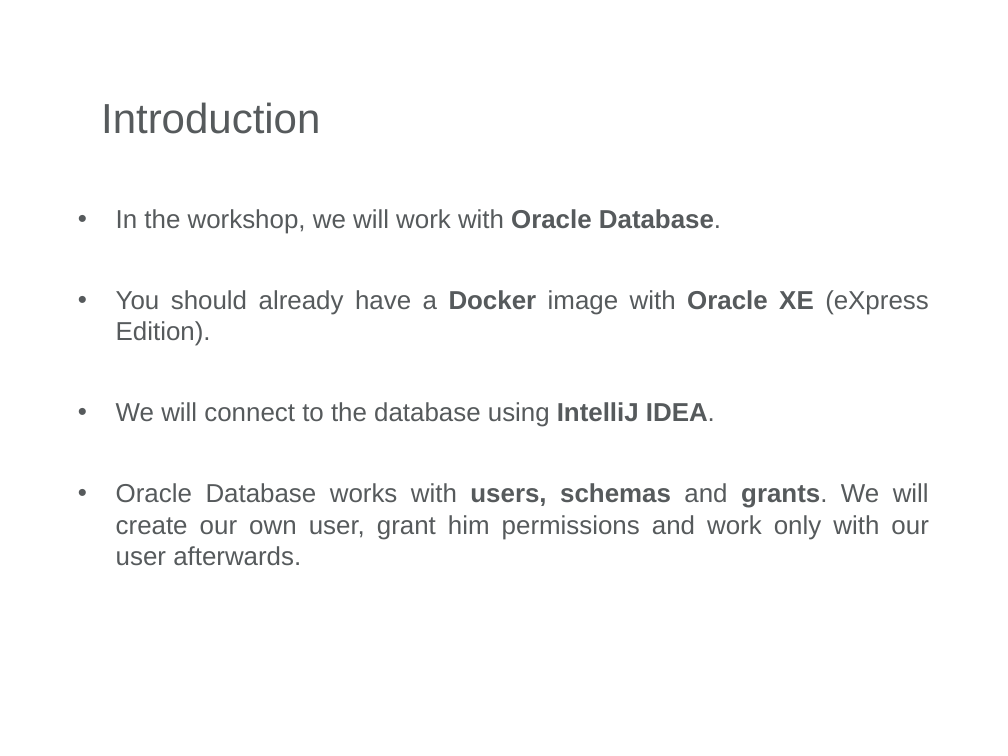
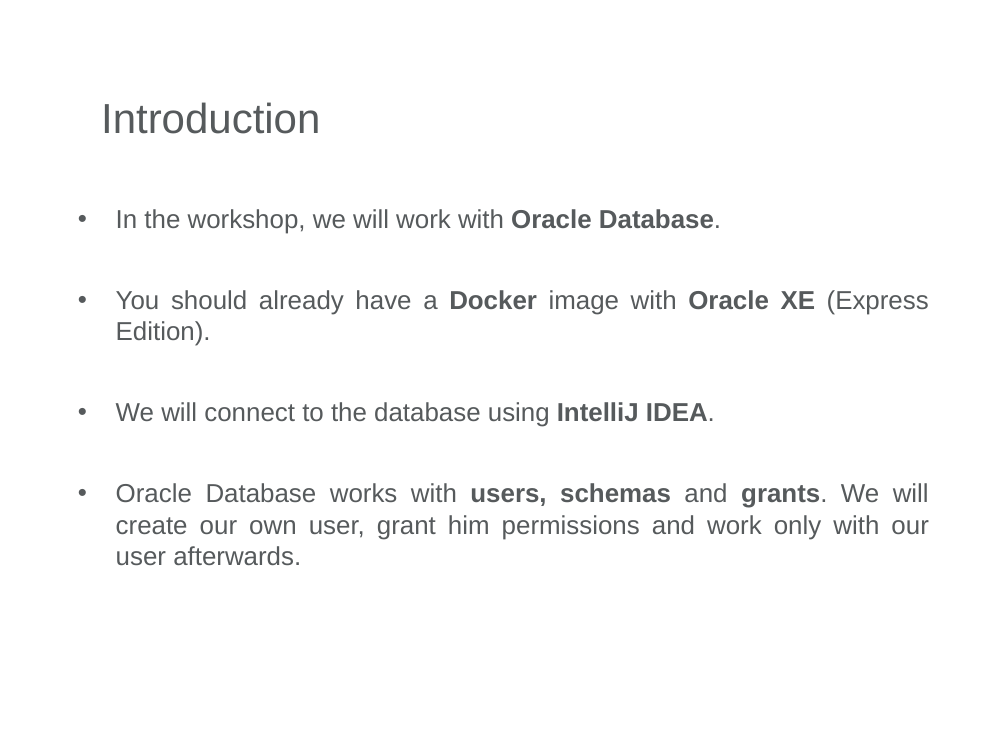
Before and after one commit to radu-duca/JavaDocs, a slide deck: slide 6 of SQL/Prezentare_Workshop/SQL Presentation.pptx. Drawn at 1008x756 pixels with LibreOffice and Linux fonts; fonts in the diff are those of the drawing; background and template pictures are left out. Boxes give left, top, right and bottom in pixels: in the first picture for what was removed or moved away, otherwise in the second. Text is boxed around its words. In the diff, an @@ line names an element or a change of style, - is before the commit and + after.

```diff
--- a/SQL/Prezentare_Workshop/SQL Presentation.pptx
+++ b/SQL/Prezentare_Workshop/SQL Presentation.pptx
@@ text at (x1=116, y1=290, x2=929, y2=346): text changed @@
-• You should already have a Docker image with Oracle XE (eXpress Edition).
+• You should already have a Docker image with Oracle XE (Express Edition).
```
Also in this commit, not shown: 9 other slides changed, 2 slides added, 2 slides removed, 2 other files.
